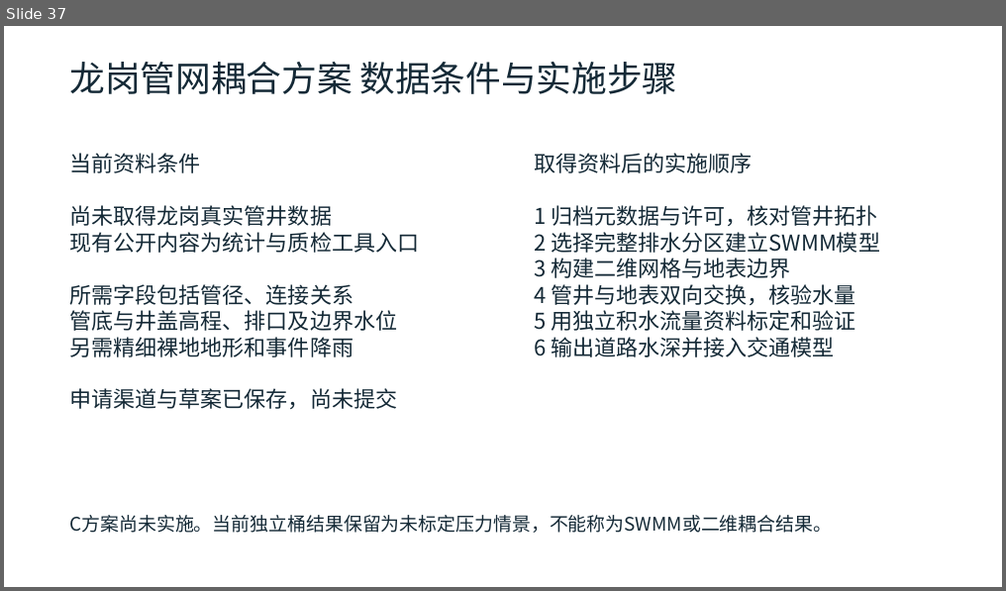
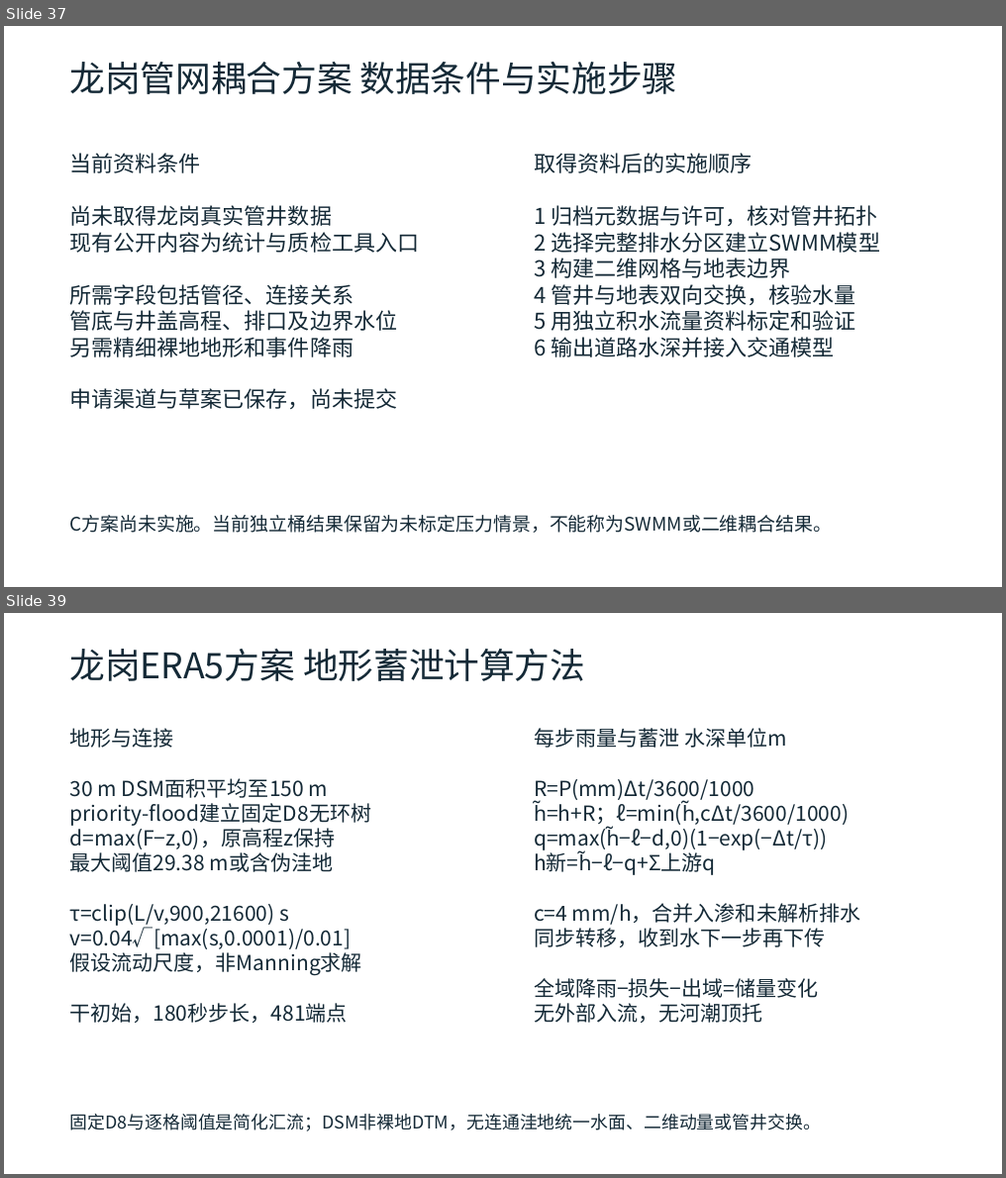
Before and after one commit to zhzhzh666/jiaotong, a slide deck: docs/deliverables/开题与阶段进展汇报.pptx. Shown one above the other, each under a label of ours: slide 37 before the commit, slides 37 and 39 after it; the slides between them are not shown. The pictures are 1006x591 and 1006x1178 pixels, drawn with LibreOffice and Linux fonts; fonts in the diff are those of the drawing. Boxes give left, top, right and bottom in pixels: in the first picture for what was removed or moved away, otherwise in the second. Text is boxed around its words. In the diff, an @@ line names an element or a change of style, - is before the commit and + after.

```diff
--- a/docs/deliverables/开题与阶段进展汇报.pptx
+++ b/docs/deliverables/开题与阶段进展汇报.pptx
@@ slide 39 added at box(4, 613, 1002, 1174), background #FFFFFF @@
@@ text added at box(69, 649, 585, 681), 34 pt, text #142936 @@
+龙岗ERA5方案 地形蓄泄计算方法
@@ text added at box(69, 728, 371, 1023), 20 pt, text #142936 @@
+地形与连接
+30 m DSM面积平均至150 m
+priority-flood建立固定D8无环树
+d=max(F−z,0)，原高程z保持
+最大阈值29.38 m或含伪洼地
+τ=clip(L/v,900,21600) s
+v=0.04√[max(s,0.0001)/0.01]
+假设流动尺度，非Manning求解
+干初始，180秒步长，481端点
@@ text added at box(534, 728, 860, 1023), 20 pt, text #142936 @@
+每步雨量与蓄泄 水深单位m
+R=P(mm)Δt/3600/1000
+h̃=h+R；ℓ=min(h̃,cΔt/3600/1000)
+q=max(h̃−ℓ−d,0)(1−exp(−Δt/τ))
+h新=h̃−ℓ−q+Σ上游q
+c=4 mm/h，合并入渗和未解析排水
+同步转移，收到水下一步再下传
+全域降雨−损失−出域=储量变化
+无外部入流，无河潮顶托
@@ text added at box(69, 1114, 821, 1132), 17 pt, text #142936 @@
+固定D8与逐格阈值是简化汇流；DSM非裸地DTM，无连通洼地统一水面、二维动量或管井交换。
```
Also in this commit, not shown: 9 slides changed, 3 other slides added, 16 other files.
